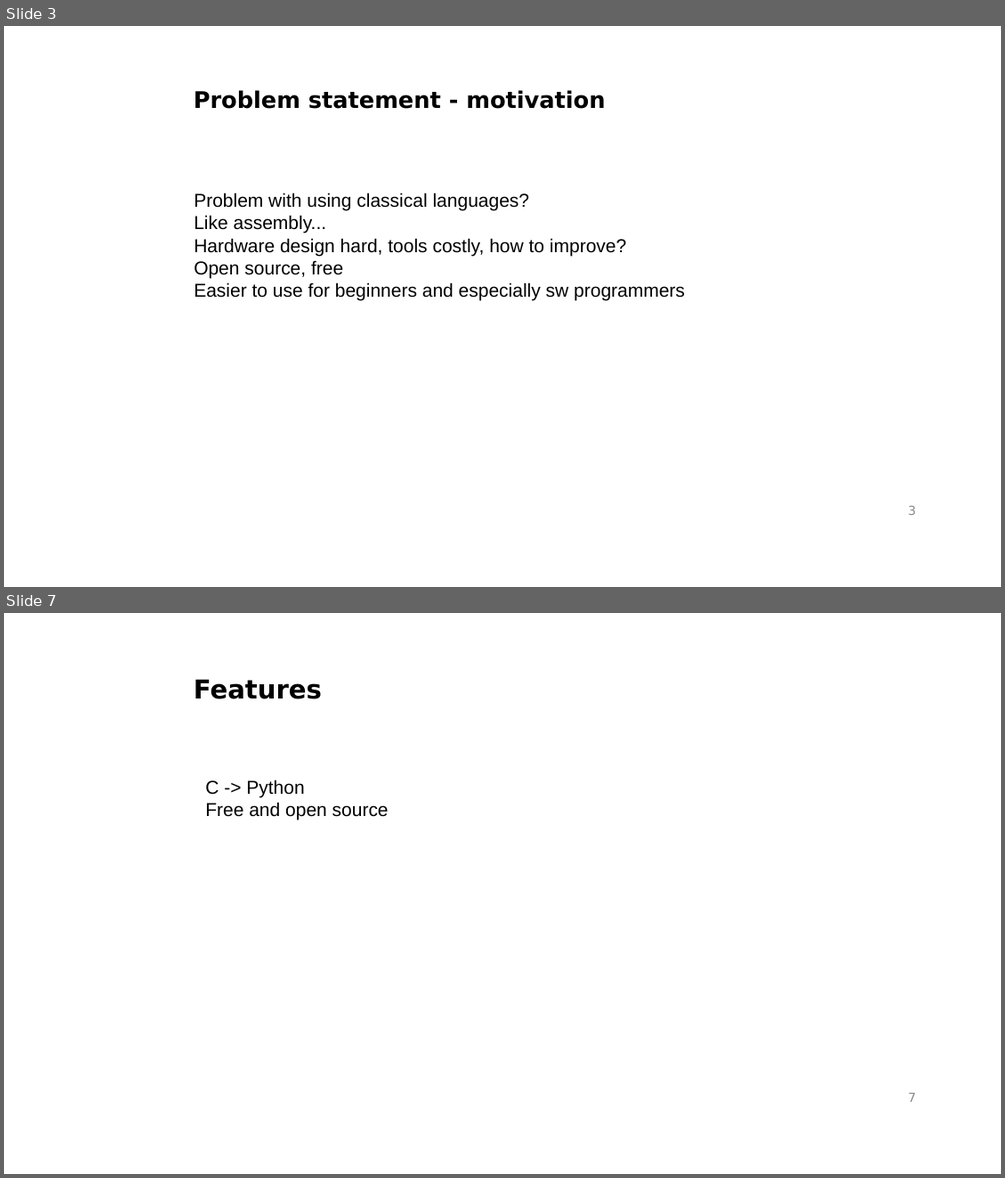
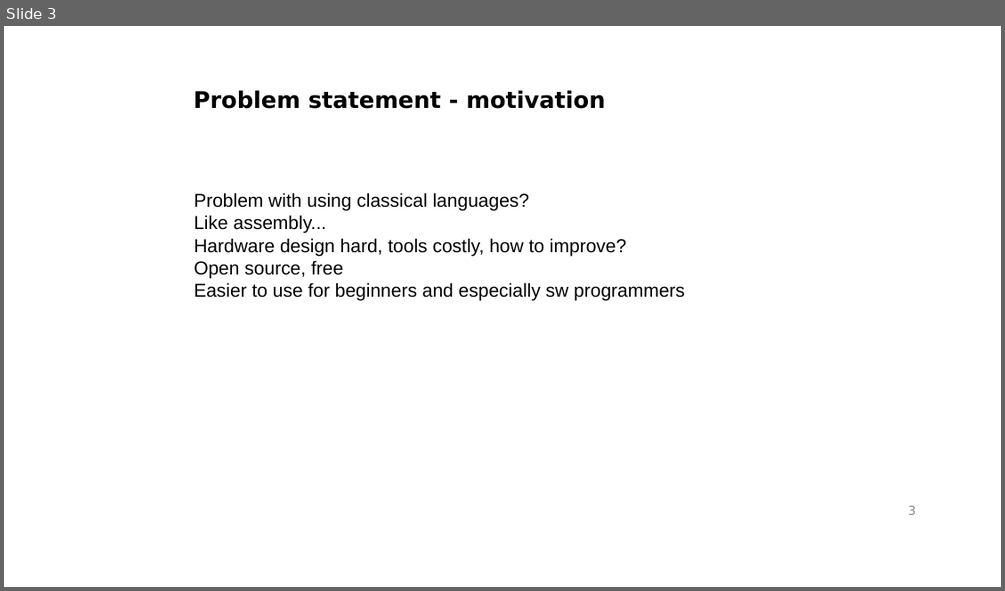
Before and after one commit to gasparka/thesis, a slide deck: presentation.odp. Shown one above the other, each under a label of ours: slides 3 and 7 before the commit, slide 3 after it; the slides between them are not shown. The pictures are 1005x1178 and 1005x591 pixels, drawn with LibreOffice and Linux fonts; fonts in the diff are those of the drawing; background and template pictures are left out. Boxes give left, top, right and bottom in pixels: in the first picture for what was removed or moved away, otherwise in the second. Text is boxed around its words. In the diff, an @@ line names an element or a change of style, - is before the commit and + after.

```diff
--- a/presentation.odp
+++ b/presentation.odp
@@ slide 7 removed at bbox=[4, 613, 1001, 1174], background #FFFFFF; not listed: 1 template element that a slide beside it also shows @@
@@ text removed at bbox=[194, 679, 322, 699] @@
-Features
@@ text removed at bbox=[205, 779, 388, 820] @@
-C -> Python
-Free and open source
```
Also in this commit, not shown: 3 slides changed, 6 slides added, 3 other slides removed.
